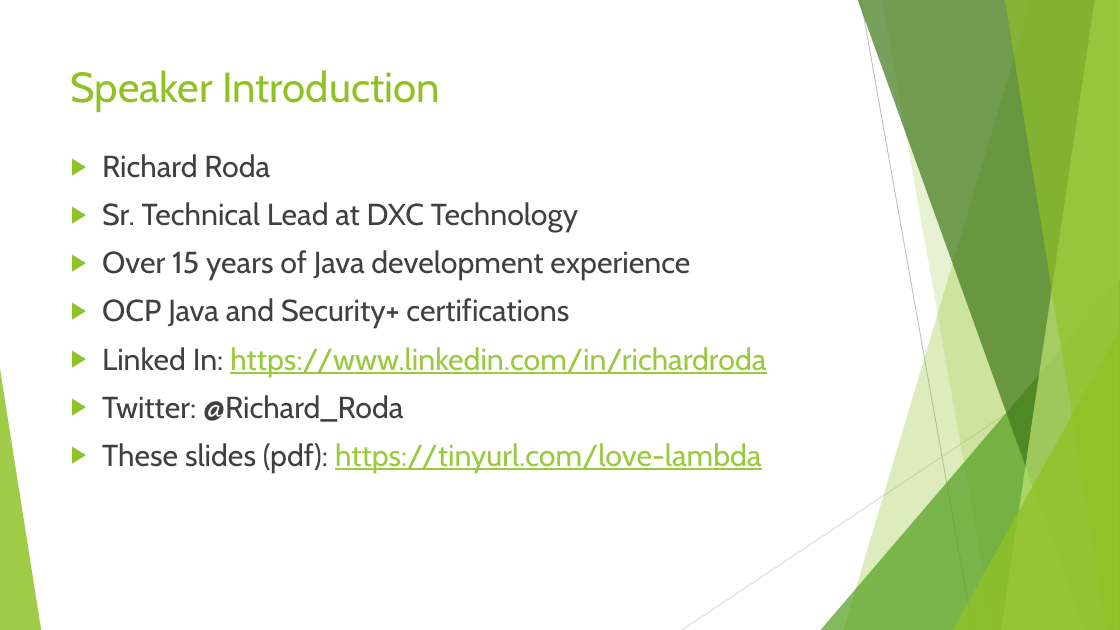
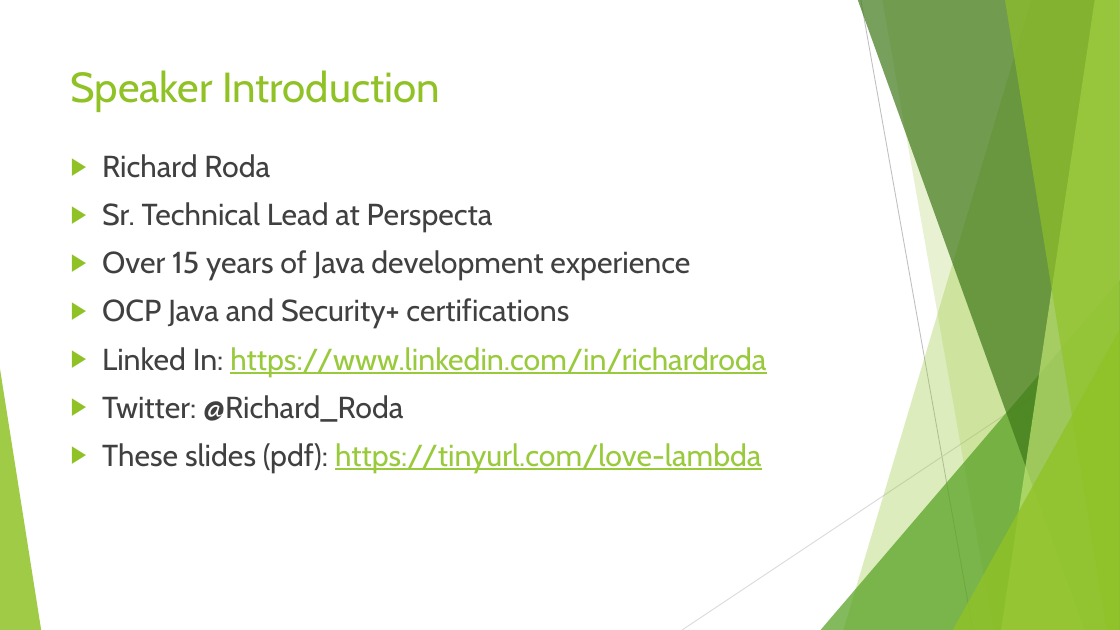
Before and after one commit to RichardRoda/2017-CodePaLOUsa-Lambda, a slide deck: slide 2 of Learning to Love the Lambda in the Stream.pptx. Drawn at 1120x630 pixels with LibreOffice and Linux fonts; fonts in the diff are those of the drawing. Boxes give left, top, right and bottom in pixels: in the first picture for what was removed or moved away, otherwise in the second. Text is boxed around its words. In the diff, an @@ line names an element or a change of style, - is before the commit and + after.

```diff
--- a/Learning to Love the Lambda in the Stream.pptx
+++ b/Learning to Love the Lambda in the Stream.pptx
@@ text at <box>102,202,493,233</box>: text changed @@
-▶ Sr. Technical Lead at DXC Technology
+▶ Sr. Technical Lead at Perspecta
```
Also in this commit, not shown: 4 other slides changed.
